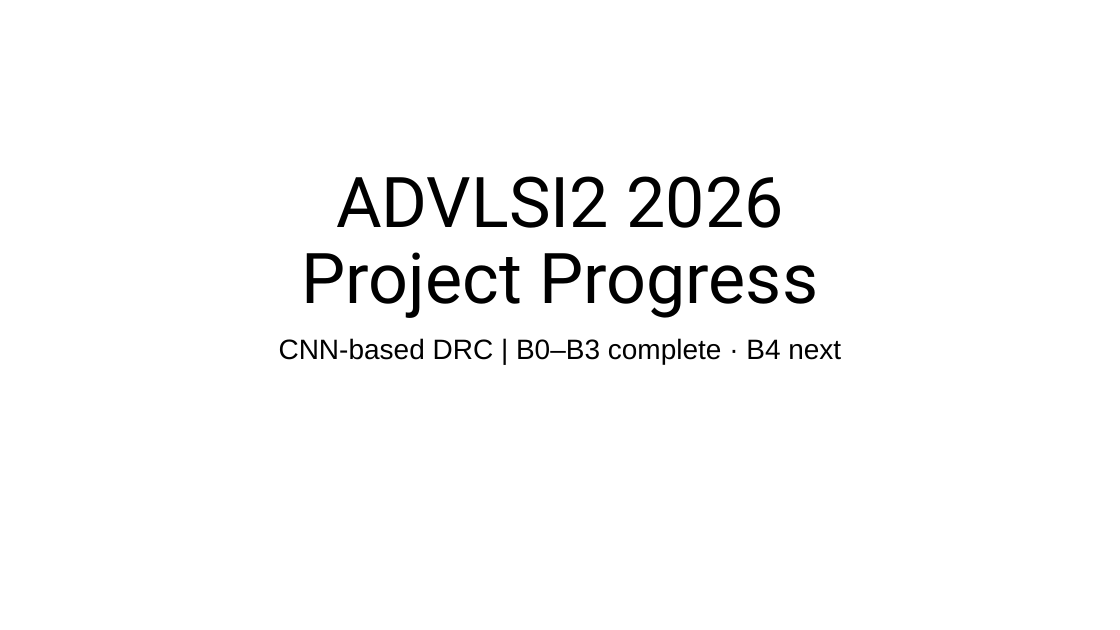
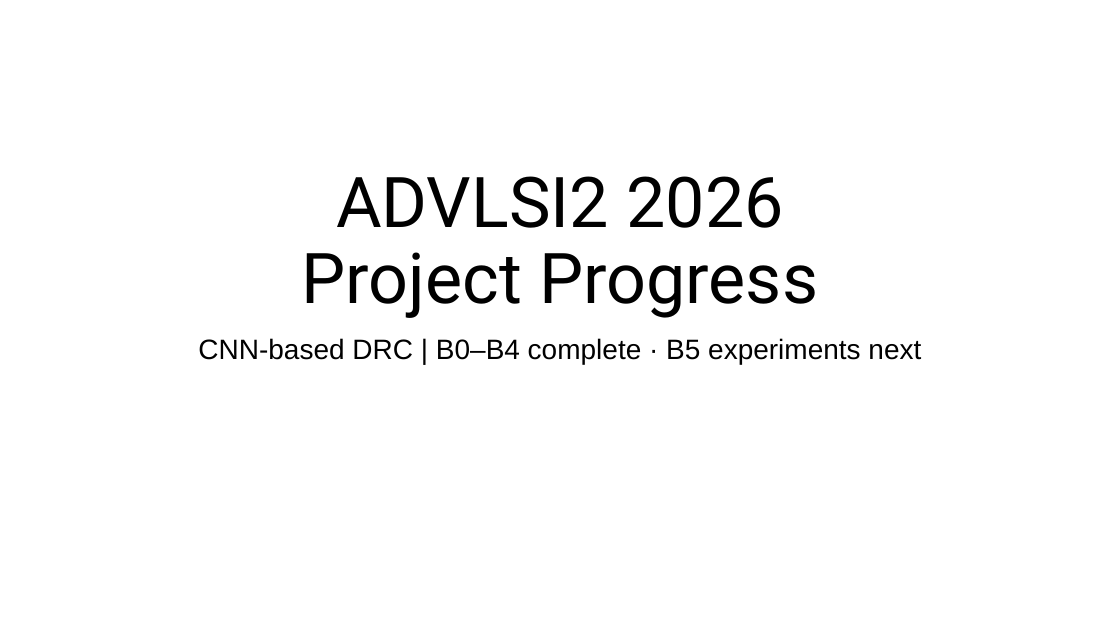
Before and after one commit to nocleo/ADVLSI2_Project_updated, a slide deck: slide 1 of presentation/ADVLSI2_DRC_CNN_Project_Progress.pptx. Drawn at 1120x630 pixels with LibreOffice and Linux fonts; fonts in the diff are those of the drawing. Boxes give left, top, right and bottom in pixels: in the first picture for what was removed or moved away, otherwise in the second. Text is boxed around its words. In the diff, an @@ line names an element or a change of style, - is before the commit and + after.

Commit message:
Document completed B4 architecture experiment

```diff
--- a/presentation/ADVLSI2_DRC_CNN_Project_Progress.pptx
+++ b/presentation/ADVLSI2_DRC_CNN_Project_Progress.pptx
@@ subtitle at [198, 338, 921, 364]: text changed @@
-CNN-based DRC | B0–B3 complete · B4 next
+CNN-based DRC | B0–B4 complete · B5 experiments next
```
Also in this commit, not shown: 3 other slides changed, 2 slides added, 6 other files.
